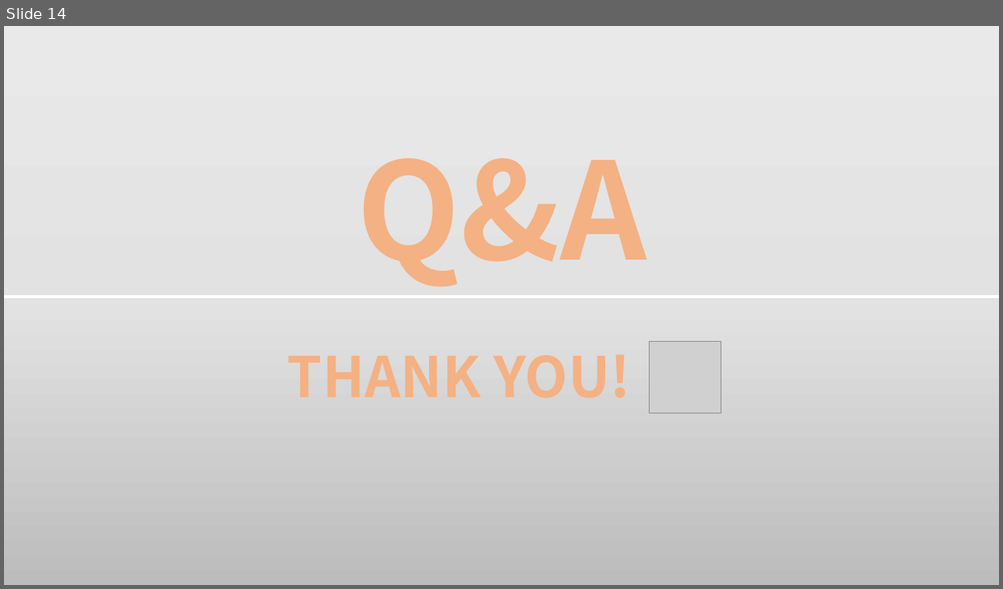
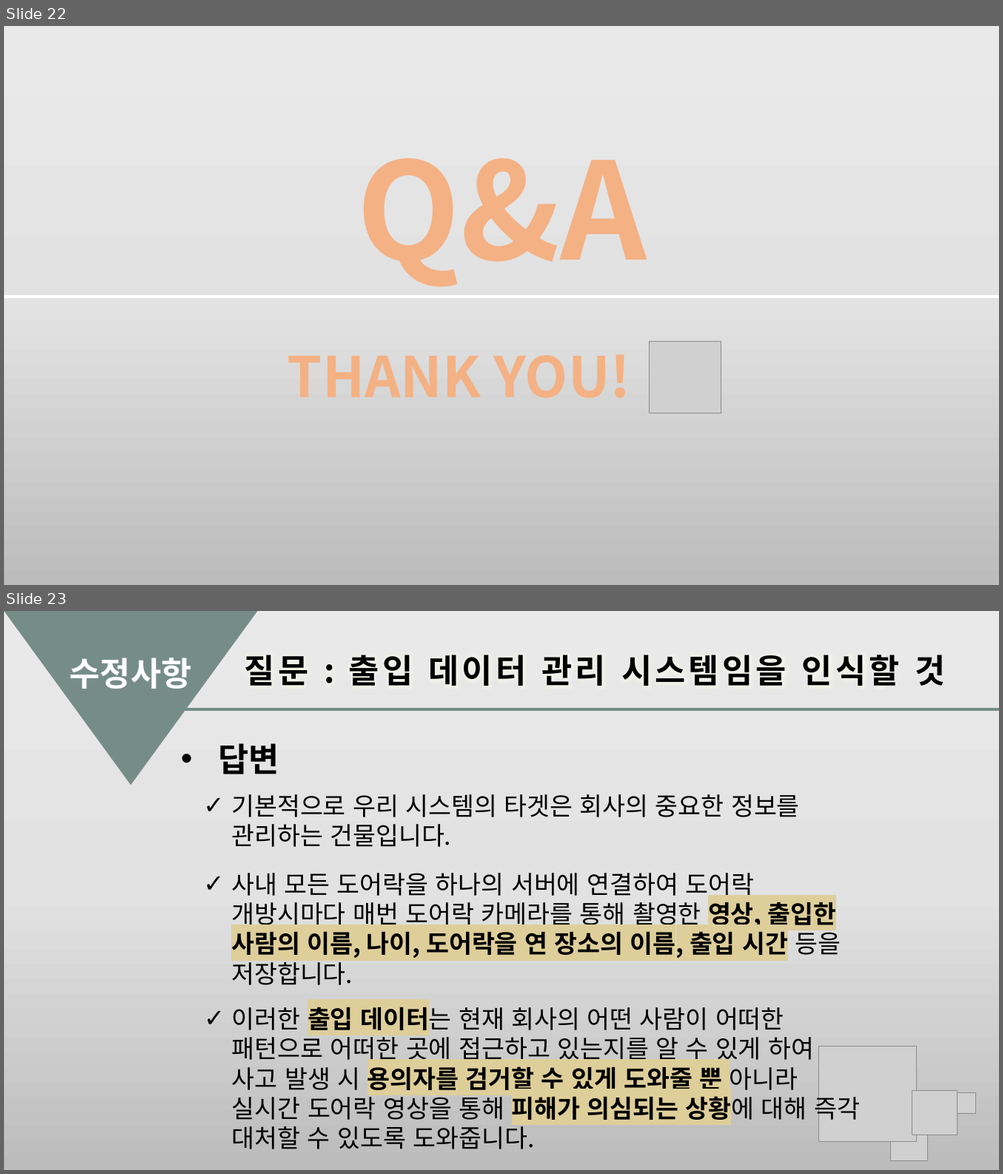
Before and after one commit to hrnoh/graduate_proj, a slide deck: 종합설계_제안서(2차).pptx. Shown one above the other, each under a label of ours: slide 14 before the commit, slides 22 and 23 after it. The pictures are 1003x589 and 1003x1174 pixels, drawn with LibreOffice and Linux fonts; fonts in the diff are those of the drawing; grey boxes stand for pictures; background and template pictures are left out. Boxes give left, top, right and bottom in pixels: in the first picture for what was removed or moved away, otherwise in the second. Text is boxed around its words. In the diff, an @@ line names an element or a change of style, - is before the commit and + after.

```diff
--- a/종합설계_제안서(2차).pptx
+++ b/종합설계_제안서(2차).pptx
@@ slide 23 added at (4,611,999,1170), background gradient #EBEAEA to #E4E3E3 to #BDBCBC @@
@@ triangle added at (4,611,258,785), fill #768D87 @@
@@ text added at (244,655,945,686), 32 pt, text #000000, bold @@
+질문 : 출입 데이터 관리 시스템임을 인식할 것
@@ text added at (70,658,192,689), 32 pt, text #FFFFFF, bold @@
+수정사항
@@ line added from (184, 709) to (999, 709), #768D87 3 pt @@
@@ text added at (218,743,279,775), 32 pt, text #000000, bold @@
+• 답변
@@ text added at (231,795,800,847), 24 pt, text #000000 @@
+✓ 기본적으로 우리 시스템의 타겟은 회사의 중요한 정보를 관리하는 건물입니다.
@@ text added at (231,873,841,985), 24 pt, text #000000 @@
+✓ 사내 모든 도어락을 하나의 서버에 연결하여 도어락 개방시마다 매번 도어락 카메라를 통해 촬영한 영상, 출입한 사람의 이름, 나이, 도어락을 연 장소의 이름, 출입 시간 등을 저장합니다.
@@ text added at (232,1002,859,1150), 24 pt, text #000000 @@
+✓ 이러한 출입 데이터는 현재 회사의 어떤 사람이 어떠한 패턴으로 어떠한 곳에 접근하고 있는지를 알 수 있게 하여 사고 발생 시 용의자를 검거할 수 있게 도와줄 뿐 아니라 실시간 도어락 영상을 통해 피해가 의심되는 상황에 대해 즉각 대처할 수 있도록 도와줍니다.
@@ group added at (819,1047,976,1161): 4 pictures @@
@@ what was slide 14 is now slide 22 @@
```
Also in this commit, not shown: 8 slides changed, 11 other slides added, 3 slides removed.
